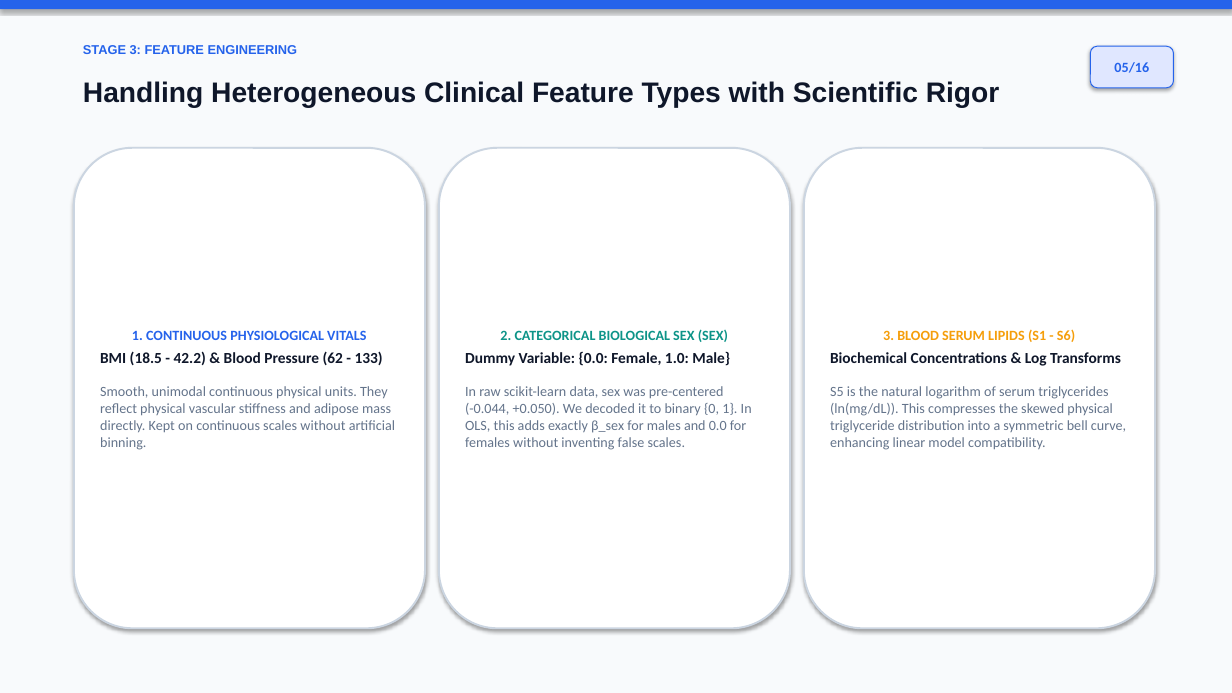
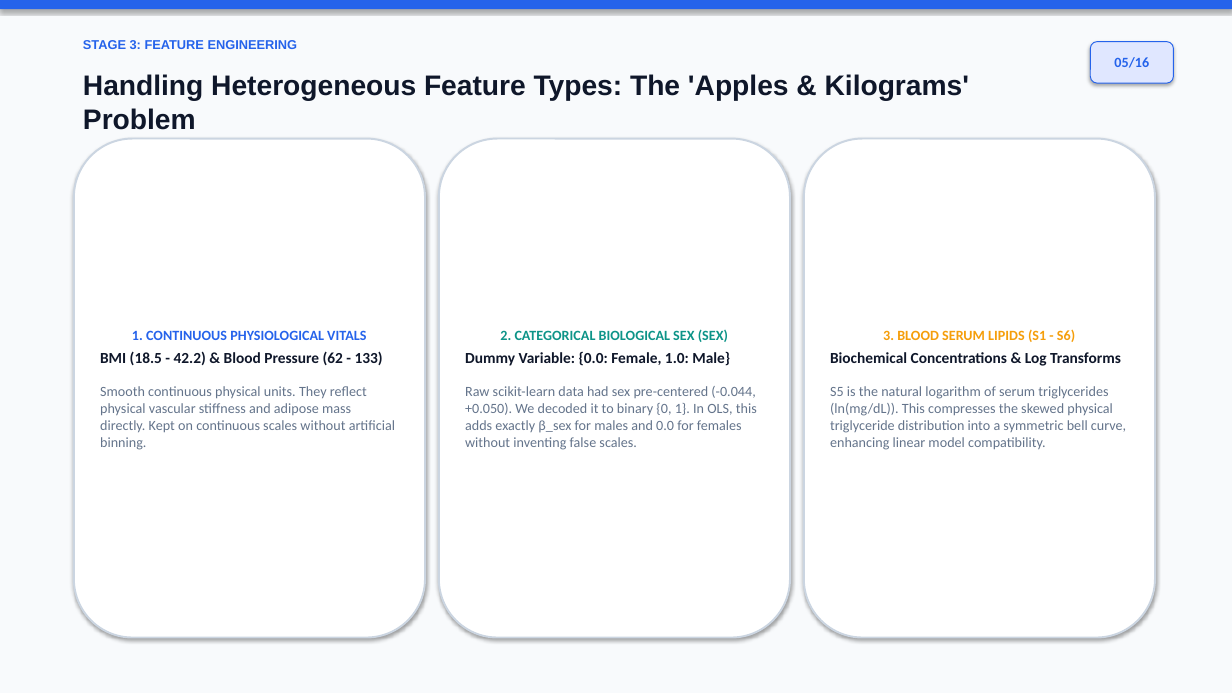
Before and after one commit to darrehanrasool/Lab, a slide deck: slide 5 of 4 Diabetes Progression Prediction/Diabetes_Progression_Conference_Presentation.pptx. Drawn at 1232x693 pixels with LibreOffice and Linux fonts; fonts in the diff are those of the drawing. Boxes give left, top, right and bottom in pixels: in the first picture for what was removed or moved away, otherwise in the second. Text is boxed around its words. In the diff, an @@ line names an element or a change of style, - is before the commit and + after.

```diff
--- a/4 Diabetes Progression Prediction/Diabetes_Progression_Conference_Presentation.pptx
+++ b/4 Diabetes Progression Prediction/Diabetes_Progression_Conference_Presentation.pptx
@@ text "STAGE 3: FEATURE ENGINEERING" moved from (x1=83, y1=45, x2=298, y2=54) to (x1=83, y1=40, x2=298, y2=49) @@
@@ rounded rectangle "05/16" moved from (x1=1091, y1=46, x2=1174, y2=88) to (x1=1091, y1=42, x2=1174, y2=83) @@
@@ text at (x1=83, y1=74, x2=969, y2=130): text changed @@
-Handling Heterogeneous Clinical Feature Types with Scientific Rigor
+Handling Heterogeneous Feature Types: The 'Apples & Kilograms' Problem
@@ rounded rectangle "1. CONTINUOUS PHYSIOLOGICAL VITALS" resized from (x1=74, y1=148, x2=425, y2=628) to (x1=74, y1=139, x2=425, y2=638) @@
@@ rounded rectangle "2. CATEGORICAL BIOLOGICAL SEX (SEX)" resized from (x1=439, y1=148, x2=790, y2=628) to (x1=439, y1=139, x2=790, y2=638) @@
@@ rounded rectangle "3. BLOOD SERUM LIPIDS (S1 ..." resized from (x1=804, y1=148, x2=1155, y2=628) to (x1=804, y1=139, x2=1155, y2=638) @@
@@ text in rounded rectangle at (x1=100, y1=386, x2=395, y2=450): text changed @@
-Smooth, unimodal continuous physical units. They reflect physical vascular stiffness and adipose mass directly. Kept on continuous scales without artificial binning.
+Smooth continuous physical units. They reflect physical vascular stiffness and adipose mass directly. Kept on continuous scales without artificial binning.
@@ text in rounded rectangle at (x1=465, y1=386, x2=757, y2=450): text changed @@
-In raw scikit-learn data, sex was pre-centered (-0.044, +0.050). We decoded it to binary {0, 1}. In OLS, this adds exactly β_sex for males and 0.0 for females without inventing false scales.
+Raw scikit-learn data had sex pre-centered (-0.044, +0.050). We decoded it to binary {0, 1}. In OLS, this adds exactly β_sex for males and 0.0 for females without inventing false scales.
```
Also in this commit, not shown: 14 other slides changed, 1 slide added, 1 slide removed, 1 other file.
